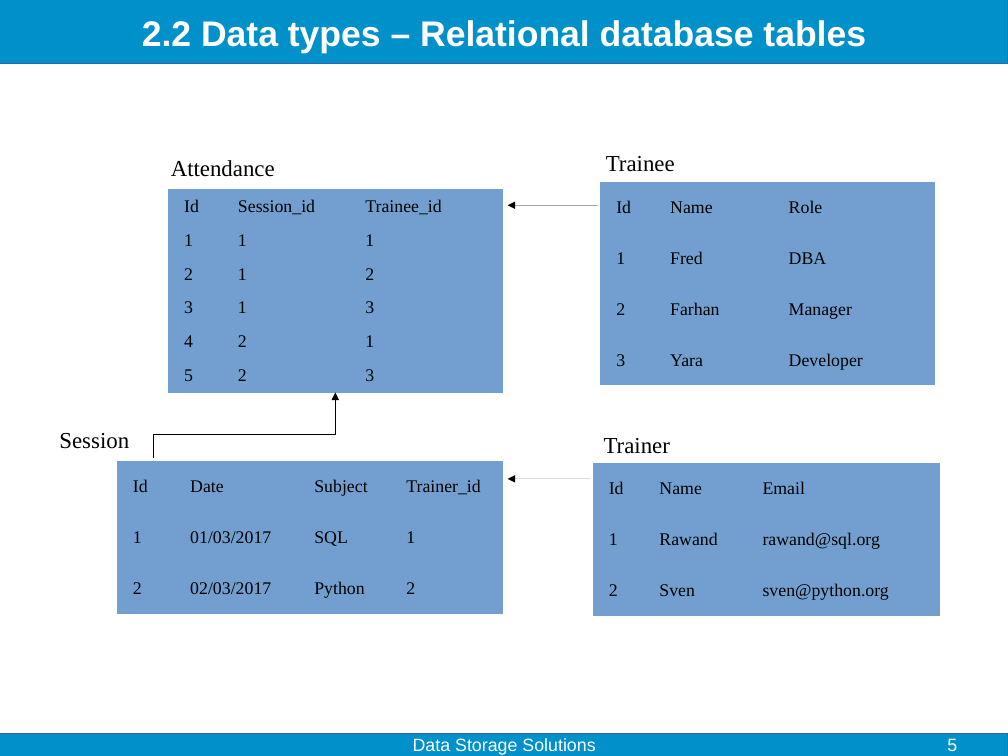
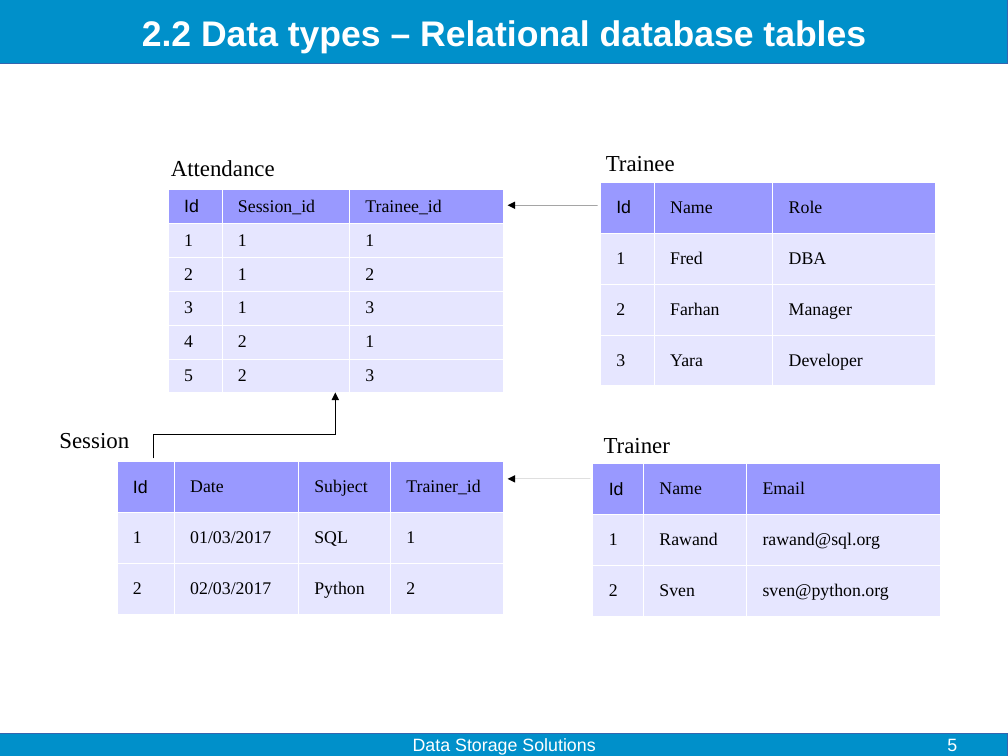
Before and after one commit to fjelltopp/training, a slide deck: slide 5 of data_storage_solutions/Data storage solutions.odp. Drawn at 1008x756 pixels with LibreOffice and Linux fonts; fonts in the diff are those of the drawing. Boxes give left, top, right and bottom in pixels: in the first picture for what was removed or moved away, otherwise in the second. Text is boxed around its words. In the diff, an @@ line names an element or a change of style, - is before the commit and + after.

```diff
--- a/data_storage_solutions/Data storage solutions.odp
+++ b/data_storage_solutions/Data storage solutions.odp
@@ table at (168, 189, 503, 392) @@
@@ fill #729FCF to #9999FF in row 1 @@
@@ fill #729FCF to #E6E6FF in 15 cells @@
@@ font Times New Roman to Arial in "Id" @@
@@ borders changed @@
@@ table at (600, 182, 935, 385) @@
@@ fill #729FCF to #9999FF in row 1 @@
@@ fill #729FCF to #E6E6FF in 9 cells @@
@@ font Times New Roman to Arial in "Id" @@
@@ borders changed @@
@@ table at (117, 462, 504, 614) @@
@@ fill #729FCF to #9999FF in row 1 @@
@@ fill #729FCF to #E6E6FF in 8 cells @@
@@ font Times New Roman to Arial in "Id" @@
@@ borders changed @@
@@ table at (593, 464, 939, 616) @@
@@ fill #729FCF to #9999FF in row 1 @@
@@ fill #729FCF to #E6E6FF in 6 cells @@
@@ font Times New Roman to Arial in "Id" @@
@@ borders changed @@
```
Also in this commit, not shown: 3 other slides changed, 1 slide added, 2 other files.
